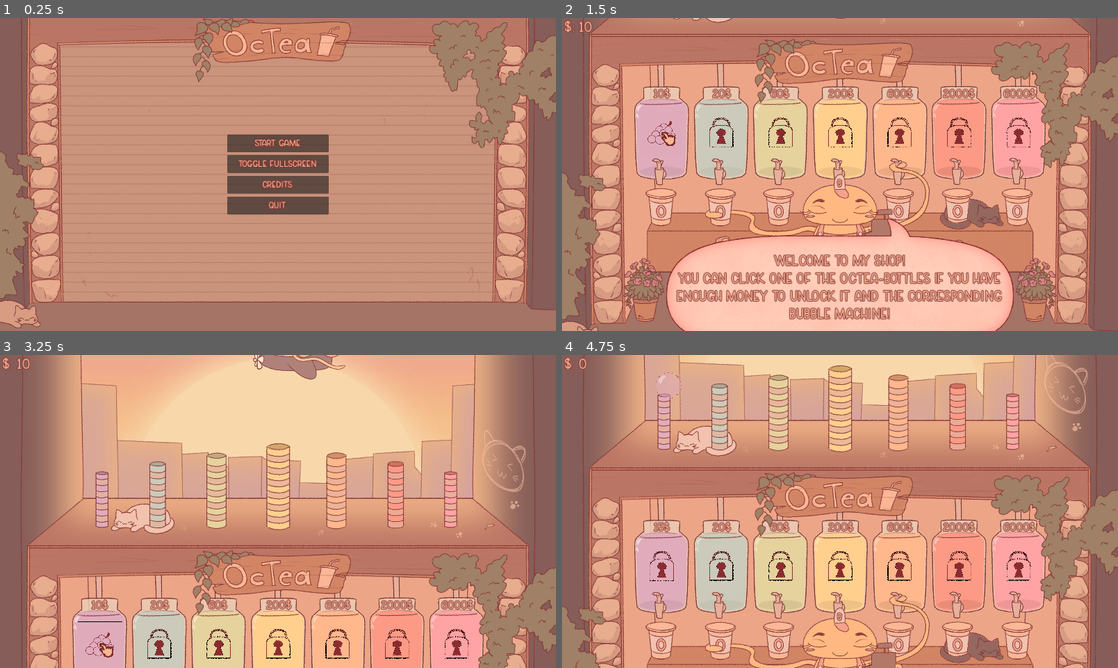
Above: before the commit, frames 1-4 (two rows, left to right).
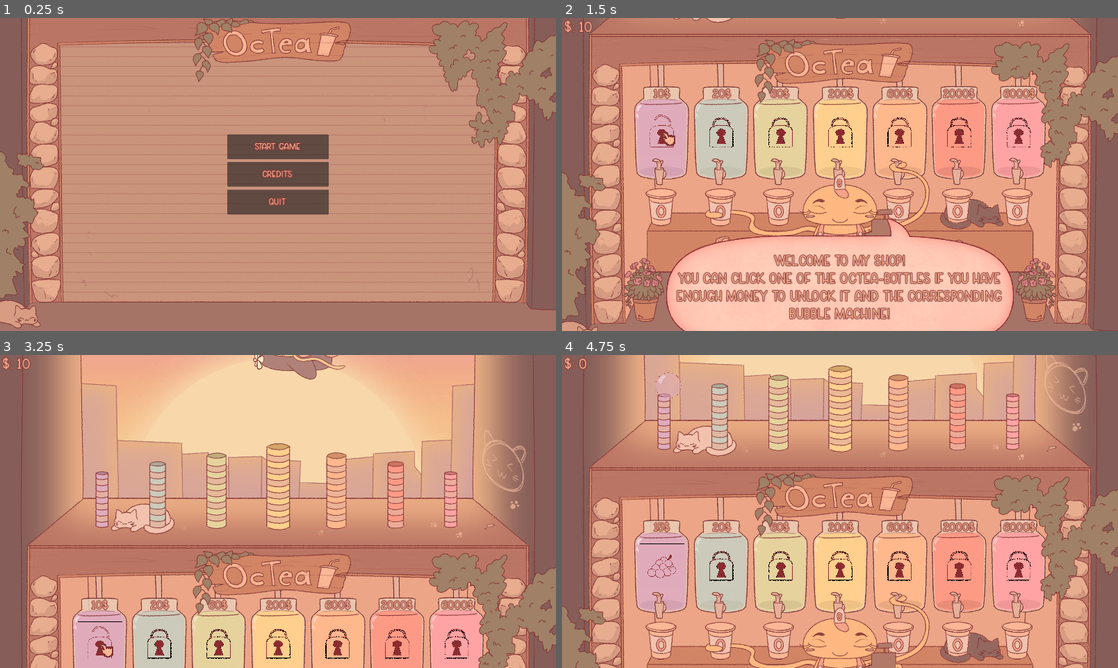
Above: after the commit, the same moments.

Repository: Spedinja/GGJ25
Game: Godot game, scene res://scenes/main_menu.tscn
Same seed, same stepped clock (60 frames per second), same inputs: the game is played once before the commit and once after it. Sound files missing from this copy of the repository are replaced by a short silence.
Inputs (mouse positions are in pixels of both pictures, inside the frame that each line leads up to):
- Up to frame 1 (0.25 s): no input
- Up to frame 2 (1.5 s): click "Start Game" at 0.5 s; click (1095, 36) at 1.25 s
- Up to frame 3 (3.25 s): click (144, 574) at 2 s; click (533, 649) at 2.75 s
- Up to frame 4 (4.75 s): click (662, 511) at 3.5 s; click (1095, 373) at 4.25 s

The runs differ from the first frame. In frame 1, 1.5% of the frame differs, in the area x 40-60%, y 38-61%; in frame 2, 0.1%; in frame 3, 0.1%; in frame 4, 0.2%.

Commit message:
New Shop Items implemented, Shop should be more intuitive now. Removed Toggle Fullscreen Button from Main Menu. Fixed some Pause Menu Bugs.

Diff:
--- a/scenes/main_menu.tscn
+++ b/scenes/main_menu.tscn
@@ -101,6 +101,7 @@
 text = "Start Game"
 
 [node name="btnToggleFullScreen" type="Button" parent="VBoxContainer"]
+visible = false
 layout_mode = 2
 size_flags_vertical = 3
 theme = ExtResource("12_13k3k")
@@ -176,7 +177,7 @@
 theme_override_fonts/font = ExtResource("12_cfyy0")
 theme_override_font_sizes/font_size = 50
 text = "Nando Berg
-Jan Bleßmann"
+Jan Blessmann"
 horizontal_alignment = 1
 
 [node name="Seperator2" type="Label" parent="Credits/VBoxContainer"]
--- a/scenes/player_area.tscn
+++ b/scenes/player_area.tscn
@@ -14,24 +14,24 @@
 [ext_resource type="Texture2D" uid="uid://d1233laatdy5r" path="res://sprites/Background_Shop_v4.png" id="8_xoyp7"]
 [ext_resource type="Resource" uid="uid://cnvtg0m6725hy" path="res://ressources/spawner/Spawner6.tres" id="9_ckta8"]
 [ext_resource type="Resource" uid="uid://c2tesf1rynblm" path="res://ressources/spawner/Spawner7.tres" id="10_83vmp"]
-[ext_resource type="Texture2D" uid="uid://c3jshdj8m2qvw" path="res://sprites/MachineIcons/Icon_Machine_ 1b.png" id="11_btw05"]
 [ext_resource type="PackedScene" uid="uid://cpiju8q6q2y1o" path="res://scenes/plane.tscn" id="12_2qq77"]
 [ext_resource type="Texture2D" uid="uid://citngj2c3xcim" path="res://sprites/Arrow_Down.png" id="13_g2y3q"]
-[ext_resource type="Texture2D" uid="uid://diusxp3a0volv" path="res://sprites/MachineIcons/Icon_Machine_ 2b.png" id="13_mpu0g"]
+[ext_resource type="Texture2D" uid="uid://diusxp3a0volv" path="res://sprites/MachineIcons/Basic/Icon_Machine_ 2b.png" id="13_mpu0g"]
 [ext_resource type="Theme" uid="uid://7jqarffrk3um" path="res://themes/CozyFont.tres" id="13_s7fe6"]
 [ext_resource type="Shader" path="res://scripts/outline.gdshader" id="13_sfoo4"]
 [ext_resource type="Texture2D" uid="uid://bmkqb11pv33gv" path="res://sprites/Arrow_Down_pressed.png" id="14_oa8sp"]
-[ext_resource type="Texture2D" uid="uid://bxkxark5fc14w" path="res://sprites/MachineIcons/Icon_Machine_ 3b.png" id="15_3ls3x"]
-[ext_resource type="Texture2D" uid="uid://c06khog51fnnx" path="res://sprites/Icon_Machine_Locked.png" id="15_bad72"]
+[ext_resource type="Texture2D" uid="uid://bxkxark5fc14w" path="res://sprites/MachineIcons/Basic/Icon_Machine_ 3b.png" id="15_3ls3x"]
+[ext_resource type="Texture2D" uid="uid://c06khog51fnnx" path="res://sprites/MachineIcons/Icon_Machine_Locked.png" id="15_bad72"]
 [ext_resource type="Texture2D" uid="uid://c6yjjf3krjtjx" path="res://sprites/Arrow_Down_hover.png" id="15_idymo"]
-[ext_resource type="Texture2D" uid="uid://de3ikg3n78w8b" path="res://sprites/MachineIcons/Icon_Machine_ 4b.png" id="17_ksanp"]
+[ext_resource type="Texture2D" uid="uid://de3ikg3n78w8b" path="res://sprites/MachineIcons/Basic/Icon_Machine_ 4b.png" id="17_ksanp"]
 [ext_resource type="Script" path="res://scripts/camera_movement.gd" id="18_gmjm1"]
 [ext_resource type="Texture2D" uid="uid://cbioqwhrinwl5" path="res://sprites/Arrow_Up.png" id="18_i6f7b"]
-[ext_resource type="Texture2D" uid="uid://bh23nbpugpgvj" path="res://sprites/MachineIcons/Icon_Machine_ 5b.png" id="19_3rg8w"]
+[ext_resource type="Texture2D" uid="uid://bh23nbpugpgvj" path="res://sprites/MachineIcons/Basic/Icon_Machine_ 5b.png" id="19_3rg8w"]
 [ext_resource type="Texture2D" uid="uid://0072pu46w5v8" path="res://sprites/Arrow_Up_pressed.png" id="19_r2f3t"]
 [ext_resource type="Texture2D" uid="uid://cfjtho7kcpg60" path="res://sprites/Arrow_Up_hover.png" id="20_7avwc"]
-[ext_resource type="Texture2D" uid="uid://drkxmfjyi4vso" path="res://sprites/MachineIcons/Icon_Machine_ 6b.png" id="21_1lw61"]
-[ext_resource type="Texture2D" uid="uid://dbl4f62p8tqj7" path="res://sprites/MachineIcons/Icon_Machine_ 7b.png" id="23_gaul0"]
+[ext_resource type="Texture2D" uid="uid://drkxmfjyi4vso" path="res://sprites/MachineIcons/Basic/Icon_Machine_ 6b.png" id="21_1lw61"]
+[ext_resource type="Texture2D" uid="uid://cxetbf7mbx1dn" path="res://sprites/MachineIcons/Unlockable/Icon_Machine_1_Unlockable.png" id="23_3jcd8"]
+[ext_resource type="Texture2D" uid="uid://dbl4f62p8tqj7" path="res://sprites/MachineIcons/Basic/Icon_Machine_ 7b.png" id="23_gaul0"]
 [ext_resource type="FontFile" uid="uid://d0euvmb6jo6s2" path="res://fonts/cozy caps.ttf" id="28_t2hu8"]
 [ext_resource type="Theme" uid="uid://5xwc7t140c5q" path="res://themes/buttons.tres" id="30_lw7il"]
 [ext_resource type="PackedScene" uid="uid://dvnqcgsgqk7ec" path="res://scenes/tutorial/tutorial_1.tscn" id="33_csm8r"]
@@ -190,7 +190,7 @@
 [node name="btnUpgrade1" type="TextureButton" parent="ShopArea/ShopArea_UI/ShopContainer" groups=["bubbles"]]
 material = SubResource("ShaderMaterial_38w0d")
 layout_mode = 2
-texture_normal = ExtResource("11_btw05")
+texture_normal = ExtResource("23_3jcd8")
 texture_disabled = ExtResource("15_bad72")
 stretch_mode = 0
 
@@ -371,7 +371,7 @@
 position = Vector2(960, 1620)
 script = ExtResource("18_gmjm1")
 
-[node name="Control" type="Control" parent="Camera2D"]
+[node name="PauseMenu" type="Control" parent="Camera2D"]
 visible = false
 layout_mode = 3
 anchors_preset = 0
@@ -380,14 +380,13 @@
 offset_right = 960.0
 offset_bottom = 540.0
 
-[node name="ColorRect" type="ColorRect" parent="Camera2D/Control"]
+[node name="ColorRect" type="ColorRect" parent="Camera2D/PauseMenu"]
 self_modulate = Color(1, 1, 1, 0.501961)
-layout_mode = 0
 offset_right = 1920.0
 offset_bottom = 1080.0
 color = Color(0.17881, 0.17881, 0.17881, 1)
 
-[node name="VBoxContainer" type="VBoxContainer" parent="Camera2D/Control"]
+[node name="VBoxContainer" type="VBoxContainer" parent="Camera2D/PauseMenu"]
 layout_mode = 1
 anchors_preset = 8
 anchor_left = 0.5
@@ -402,19 +401,19 @@
 grow_vertical = 2
 theme_override_constants/separation = 20
 
-[node name="Continue" type="Button" parent="Camera2D/Control/VBoxContainer"]
+[node name="Continue" type="Button" parent="Camera2D/PauseMenu/VBoxContainer"]
 layout_mode = 2
 size_flags_vertical = 3
 theme = ExtResource("30_lw7il")
 text = "Continue"
 
-[node name="Back2Menu" type="Button" parent="Camera2D/Control/VBoxContainer"]
+[node name="Back2Menu" type="Button" parent="Camera2D/PauseMenu/VBoxContainer"]
 layout_mode = 2
 size_flags_vertical = 3
 theme = ExtResource("30_lw7il")
-text = "Back to Menu"
-
-[node name="Quit" type="Button" parent="Camera2D/Control/VBoxContainer"]
+text = "To Menu"
+
+[node name="Quit" type="Button" parent="Camera2D/PauseMenu/VBoxContainer"]
 layout_mode = 2
 size_flags_vertical = 3
 theme = ExtResource("30_lw7il")
@@ -431,6 +430,6 @@
 [connection signal="pressed" from="ShopArea/ShopArea_UI/ShopContainer/btnUpgrade5" to="ShopArea/ShopArea_UI" method="_on_btn_upgrade_5_pressed"]
 [connection signal="pressed" from="ShopArea/ShopArea_UI/ShopContainer/btnUpgrade6" to="ShopArea/ShopArea_UI" method="_on_btn_upgrade_6_pressed"]
 [connection signal="pressed" from="ShopArea/ShopArea_UI/ShopContainer/btnUpgrade7" to="ShopArea/ShopArea_UI" method="_on_btn_upgrade_7_pressed"]
-[connection signal="pressed" from="Camera2D/Control/VBoxContainer/Continue" to="." method="_on_continue_pressed"]
-[connection signal="pressed" from="Camera2D/Control/VBoxContainer/Back2Menu" to="." method="_on_back_2_menu_pressed"]
-[connection signal="pressed" from="Camera2D/Control/VBoxContainer/Quit" to="." method="_on_quit_pressed"]
+[connection signal="pressed" from="Camera2D/PauseMenu/VBoxContainer/Continue" to="." method="_on_continue_pressed"]
+[connection signal="pressed" from="Camera2D/PauseMenu/VBoxContainer/Back2Menu" to="." method="_on_back_2_menu_pressed"]
+[connection signal="pressed" from="Camera2D/PauseMenu/VBoxContainer/Quit" to="." method="_on_quit_pressed"]
--- a/scenes/tutorial/tutorial_2.tscn
+++ b/scenes/tutorial/tutorial_2.tscn
@@ -4,6 +4,33 @@
 [ext_resource type="Texture2D" uid="uid://butmnt27uq8qk" path="res://sprites/tutorial/Speech_Bubble.png" id="2_j7p7d"]
 [ext_resource type="Texture2D" uid="uid://doyt5n8465k7p" path="res://sprites/tutorial/Temp_cursor_slide.png" id="4_gis2v"]
 [ext_resource type="Theme" uid="uid://7jqarffrk3um" path="res://themes/CozyFont.tres" id="5_004jo"]
+
+[sub_resource type="Animation" id="Animation_ma5si"]
+length = 0.001
+tracks/0/type = "value"
+tracks/0/imported = false
+tracks/0/enabled = true
+tracks/0/path = NodePath("Cursor:position")
+tracks/0/interp = 1
+tracks/0/loop_wrap = true
+tracks/0/keys = {
+"times": PackedFloat32Array(0),
+"transitions": PackedFloat32Array(1),
+"update": 0,
+"values": [Vector2(-590, -198)]
+}
+tracks/1/type = "value"
+tracks/1/imported = false
+tracks/1/enabled = true
+tracks/1/path = NodePath("Cursor:self_modulate")
+tracks/1/interp = 1
+tracks/1/loop_wrap = true
+tracks/1/keys = {
+"times": PackedFloat32Array(0),
+"transitions": PackedFloat32Array(1),
+"update": 0,
+"values": [Color(1, 1, 1, 1)]
+}
 
 [sub_resource type="Animation" id="Animation_qd3eb"]
 resource_name = "Tutorial2"
@@ -30,33 +57,6 @@
 "transitions": PackedFloat32Array(1, 1, 1, 1),
 "update": 0,
 "values": [Color(1, 1, 1, 0), Color(1, 1, 1, 1), Color(1, 1, 1, 1), Color(1, 1, 1, 0)]
-}
-
-[sub_resource type="Animation" id="Animation_ma5si"]
-length = 0.001
-tracks/0/type = "value"
-tracks/0/imported = false
-tracks/0/enabled = true
-tracks/0/path = NodePath("Cursor:position")
-tracks/0/interp = 1
-tracks/0/loop_wrap = true
-tracks/0/keys = {
-"times": PackedFloat32Array(0),
-"transitions": PackedFloat32Array(1),
-"update": 0,
-"values": [Vector2(-590, -198)]
-}
-tracks/1/type = "value"
-tracks/1/imported = false
-tracks/1/enabled = true
-tracks/1/path = NodePath("Cursor:self_modulate")
-tracks/1/interp = 1
-tracks/1/loop_wrap = true
-tracks/1/keys = {
-"times": PackedFloat32Array(0),
-"transitions": PackedFloat32Array(1),
-"update": 0,
-"values": [Color(1, 1, 1, 1)]
 }
 
 [sub_resource type="AnimationLibrary" id="AnimationLibrary_0k3un"]
--- a/scripts/pause.gd
+++ b/scripts/pause.gd
@@ -1,19 +1,19 @@
 extends Node2D
 
-@onready var menu = $Camera2D/Control
+@onready var pause_menu: Control = $Camera2D/PauseMenu
 
 func _process(delta):
-	if Input.is_action_just_pressed("ui_cancel"):  # "ui_cancel" ist standardmäßig die Escape-Taste
-		menu.visible = true
+	if Input.is_action_just_pressed("ui_cancel") and SignalManager.tutorial_completed:  # "ui_cancel" ist standardmäßig die Escape-Taste
+		pause_menu.visible = !pause_menu.visible
 
 func _on_continue_pressed():
-	menu.visible = false
-	pass # Replace with function body.
+	close_menu()
+
+func close_menu():
+	pause_menu.visible = false
 
 func _on_back_2_menu_pressed():
 	get_tree().change_scene_to_file("res://scenes/main_menu.tscn")
-	pass # Replace with function body.
 
 func _on_quit_pressed():
 	get_tree().quit()
-	pass # Replace with function body.
--- a/scripts/shopUpgrades.gd
+++ b/scripts/shopUpgrades.gd
@@ -13,9 +13,25 @@
 	$ShopContainer/btnUpgrade7
 ]
 @onready var arrLabels: Array=[
-	$PriceLabels/Machine1Price, $PriceLabels/Machine2Price, $PriceLabels/Machine3Price, $PriceLabels/Machine4Price, $PriceLabels/Machine5Price, $PriceLabels/Machine6Price, $PriceLabels/Machine7Price
+	$PriceLabels/Machine1Price,
+	$PriceLabels/Machine2Price,
+	$PriceLabels/Machine3Price,
+	$PriceLabels/Machine4Price,
+	$PriceLabels/Machine5Price,
+	$PriceLabels/Machine6Price,
+	$PriceLabels/Machine7Price
 ]
-@onready var arrSpawns: Array= [$"../../BubbleArea/SpawnArea/BubbleSpawn/BubbleSpawn_1", $"../../BubbleArea/SpawnArea/BubbleSpawn/BubbleSpawn_2", $"../../BubbleArea/SpawnArea/BubbleSpawn/BubbleSpawn_3", $"../../BubbleArea/SpawnArea/BubbleSpawn/BubbleSpawn_4", $"../../BubbleArea/SpawnArea/BubbleSpawn/BubbleSpawn_5", $"../../BubbleArea/SpawnArea/BubbleSpawn/BubbleSpawn_6", $"../../BubbleArea/SpawnArea/BubbleSpawn/BubbleSpawn_7"]
+@onready var arrSpawns: Array=[
+	$"../../BubbleArea/SpawnArea/BubbleSpawn/BubbleSpawn_1",
+	$"../../BubbleArea/SpawnArea/BubbleSpawn/BubbleSpawn_2",
+	$"../../BubbleArea/SpawnArea/BubbleSpawn/BubbleSpawn_3",
+	$"../../BubbleArea/SpawnArea/BubbleSpawn/BubbleSpawn_4",
+	$"../../BubbleArea/SpawnArea/BubbleSpawn/BubbleSpawn_5",
+	$"../../BubbleArea/SpawnArea/BubbleSpawn/BubbleSpawn_6",
+	$"../../BubbleArea/SpawnArea/BubbleSpawn/BubbleSpawn_7"
+]
+
+enum shop_states {cant_unlock,can_unlock,cant_upgrade,can_upgrade,max}
 
 # Called when the node enters the scene tree for the first time.
 func _ready() -> void:
@@ -51,29 +67,72 @@
 
 func updateShop()-> void:
 	var tmpCounter = 0
-	var tmpElem: int
+	var current_spawner_level: int
 	var currMoney = $"../../BubbleArea".getCash()
-	var tempNode: TextureButton
+	var current_shop_button: TextureButton
 	var lbl: Label
 	for spawn in arrSpawns:
-		tmpElem = spawn.getLevel()+1
-		if (tmpElem < 3) && (currMoney - arrUpgradeCosts[tmpCounter][tmpElem])>=0:
-			tempNode =arrButtons[tmpCounter]
-			tempNode.disabled = false
-		else:
-			tempNode =arrButtons[tmpCounter]
-			tempNode.disabled = true
+		current_spawner_level = spawn.getLevel()+1
+		current_shop_button = arrButtons[tmpCounter]
+		# State: Max
+		if current_spawner_level > 2:
+			set_button_textures(tmpCounter, shop_states.max)
+			current_shop_button.disabled = true
+			#print("Spawner " + str(tmpCounter) + " - State: Max")
+		# State: Can't Unlock
+		elif current_spawner_level == 0 and (currMoney < arrUpgradeCosts[tmpCounter][current_spawner_level]):
+			set_button_textures(tmpCounter, shop_states.cant_unlock)
+			current_shop_button.disabled = true
+			#print("Spawner " + str(tmpCounter) + " - State: Locked")
+		# State: Can Unlock
+		elif current_spawner_level == 0 and (currMoney >= arrUpgradeCosts[tmpCounter][current_spawner_level]):
+			set_button_textures(tmpCounter, shop_states.can_unlock)
+			current_shop_button.disabled = false
+			#print("Spawner " + str(tmpCounter) + " - State: Can Unlock")
+		# State: Upgradeable
+		elif (current_spawner_level > 0 and current_spawner_level < 3) && (currMoney >= arrUpgradeCosts[tmpCounter][current_spawner_level]):
+			set_button_textures(tmpCounter, shop_states.can_upgrade)
+			current_shop_button.disabled = false
+			#print("Spawner " + str(tmpCounter) + " - State: Upgradable")
+		# State: Can't Upgrade
+		elif (current_spawner_level > 0 and current_spawner_level < 3) && (currMoney < arrUpgradeCosts[tmpCounter][current_spawner_level]):
+			set_button_textures(tmpCounter, shop_states.cant_upgrade)
+			current_shop_button.disabled = true
+			#print("Spawner " + str(tmpCounter) + " - State: Cannot Upgrade")
 
 			if spawn.getLevel() == 3:
 				lbl = arrLabels[tmpCounter]
 				lbl.visible = false
 				lbl.text= "$"
-		tmpCounter= tmpCounter +1
+		# State: Max - Not Yet Implemented
+		tmpCounter += 1
+	#print("-----------------")
 
 
 func _on_bubble_area_cash_changed(value: Variant) -> void:
 	updateShop()
 	#updateLabels()
+
+func set_button_textures(spawner_nr: int, button_type: shop_states):
+	var path = "res://sprites/MachineIcons/"
+	match button_type:
+		shop_states.cant_unlock:
+			path += "Icon_Machine_Locked.png"
+		shop_states.can_unlock:
+			path += "Unlockable/Icon_Machine_" + str(spawner_nr+1) + "_Unlockable.png"
+		shop_states.cant_upgrade:
+			path += "Basic/Icon_Machine_ " + str(spawner_nr+1) + "b.png"
+		shop_states.can_upgrade:
+			path += "Upgradeable/Icon_Machine_" + str(spawner_nr+1) + "_Upgradable.png"
+		shop_states.max:
+			# TODO: New Icon
+			path += "Basic/Icon_Machine_ " + str(spawner_nr+1) + "b.png"
+		_:
+			print("Error in \"set_button_textures\": There is no such Button-Type/Shop-State \"" + str(button_type) + "\"")
+
+	var new_sprite = load(path)
+	arrButtons[spawner_nr].texture_normal = new_sprite
+	arrButtons[spawner_nr].texture_disabled = new_sprite
 
 func _on_btn_upgrade_2_pressed() -> void:
 	#currentLvl = arrCurrLevel[1]
--- a/scripts/signal_manager.gd
+++ b/scripts/signal_manager.gd
@@ -6,3 +6,5 @@
 signal move_to_bubbles
 signal move_to_shop
 signal pet_cat
+
+var tutorial_completed: bool = false
--- a/scripts/tutorial/tutorial_2.gd
+++ b/scripts/tutorial/tutorial_2.gd
@@ -20,4 +20,5 @@
 	animation_player.play("Tutorial2")
 
 func on_first_move():
+	SignalManager.tutorial_completed = true
 	queue_free()
Renamed: sprites/MachineIcons/Icon_Machine_ 1b.png -> sprites/MachineIcons/Basic/Icon_Machine_ 1b.png
Not shown, changed: sprites/MachineIcons/Basic/Icon_Machine_ 1b.png.import
Renamed: sprites/MachineIcons/Icon_Machine_ 2b.png -> sprites/MachineIcons/Basic/Icon_Machine_ 2b.png
Not shown, changed: sprites/MachineIcons/Basic/Icon_Machine_ 2b.png.import
Renamed: sprites/MachineIcons/Icon_Machine_ 3b.png -> sprites/MachineIcons/Basic/Icon_Machine_ 3b.png
Not shown, changed: sprites/MachineIcons/Basic/Icon_Machine_ 3b.png.import
Renamed: sprites/MachineIcons/Icon_Machine_ 4b.png -> sprites/MachineIcons/Basic/Icon_Machine_ 4b.png
Not shown, changed: sprites/MachineIcons/Basic/Icon_Machine_ 4b.png.import
Renamed: sprites/MachineIcons/Icon_Machine_ 5b.png -> sprites/MachineIcons/Basic/Icon_Machine_ 5b.png
Not shown, changed: sprites/MachineIcons/Basic/Icon_Machine_ 5b.png.import
Renamed: sprites/MachineIcons/Icon_Machine_ 6b.png -> sprites/MachineIcons/Basic/Icon_Machine_ 6b.png
Not shown, changed: sprites/MachineIcons/Basic/Icon_Machine_ 6b.png.import
(and 32 more such lines)
